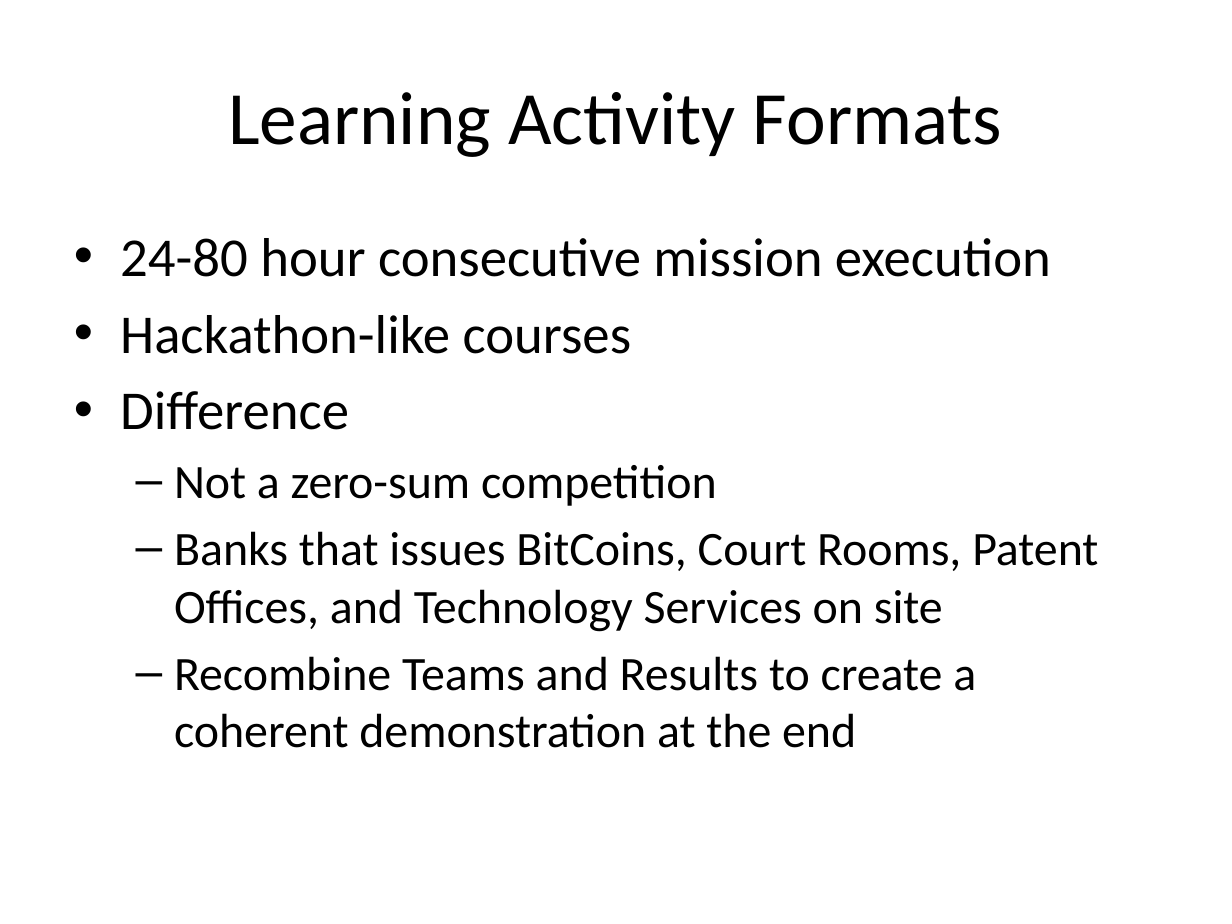
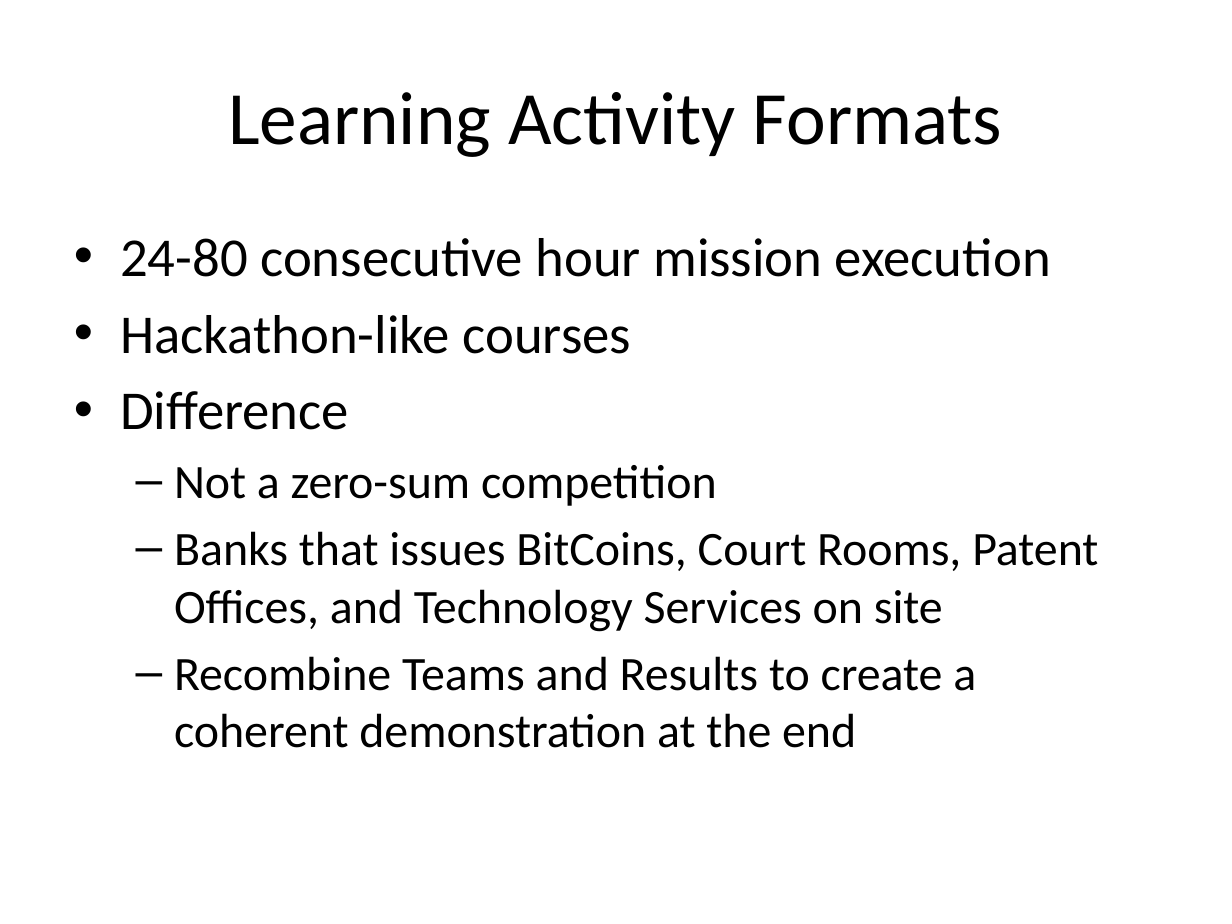
Before and after one commit to toyhouse/XLP_Theory, a slide deck: slide 7 of docs/QS_Start_XLP_Scripts.pptx (slide 6 before the commit). Drawn at 1232x924 pixels with LibreOffice and Linux fonts; fonts in the diff are those of the drawing. Boxes give left, top, right and bottom in pixels: in the first picture for what was removed or moved away, otherwise in the second. Text is boxed around its words. In the diff, an @@ line names an element or a change of style, - is before the commit and + after.

```diff
--- a/docs/QS_Start_XLP_Scripts.pptx
+++ b/docs/QS_Start_XLP_Scripts.pptx
@@ text at (x1=120, y1=238, x2=1051, y2=277): text changed @@
-• 24-80 hour consecutive mission execution
+• 24-80 consecutive hour mission execution
```
Also in this commit, not shown: 5 other slides changed, 1 slide added, 2 other files.
